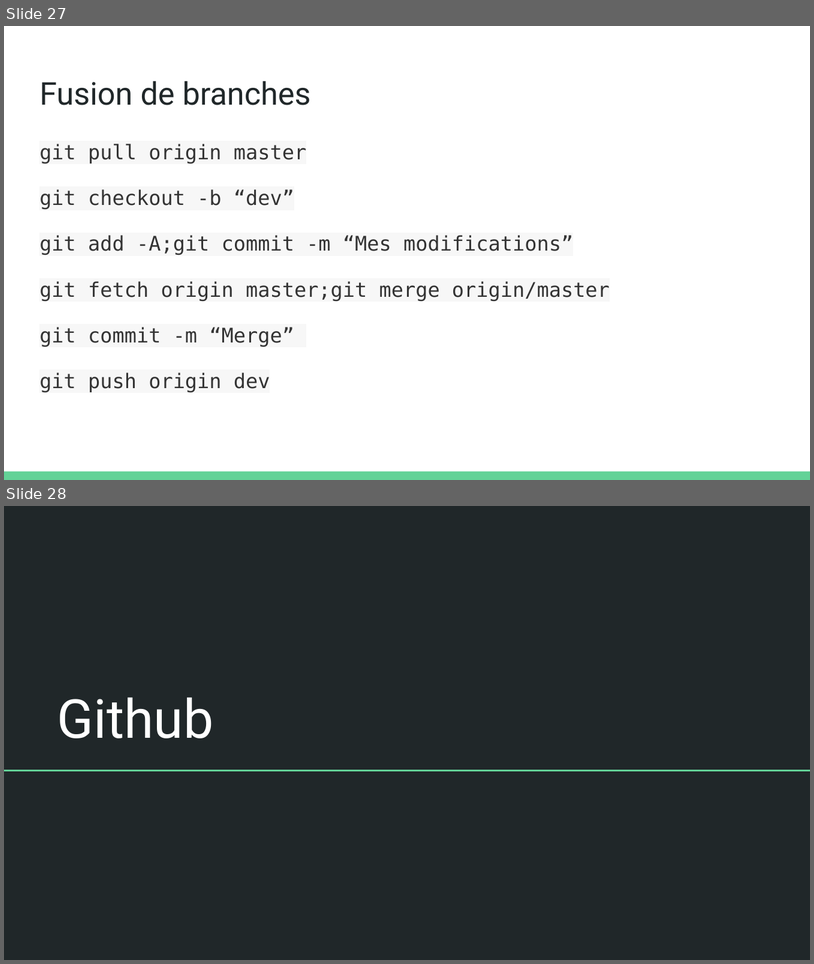
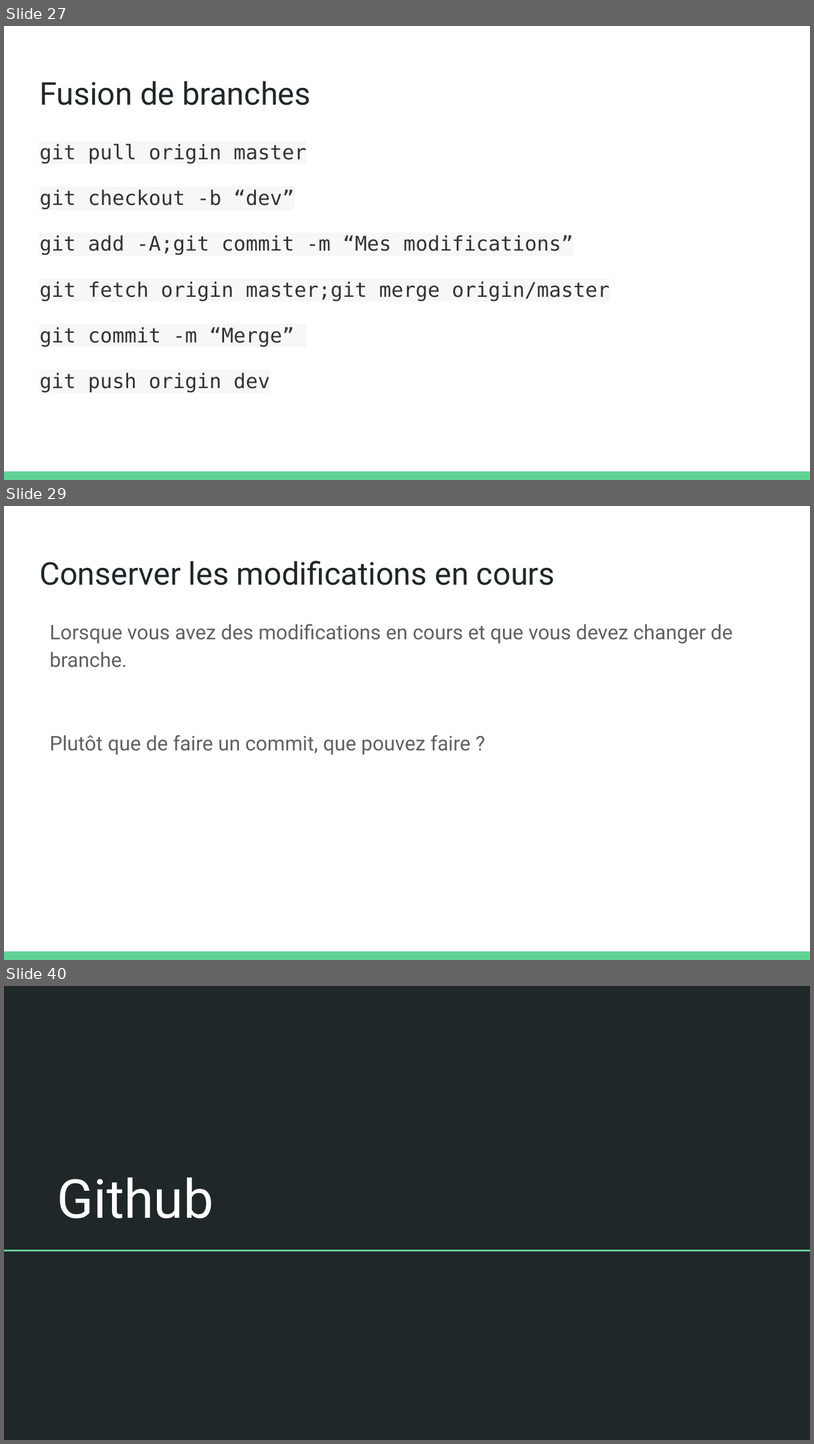
Before and after one commit to olivier-pitton/dant, a slide deck: git/Cours Git.pptx. Shown one above the other, each under a label of ours: slides 27 and 28 before the commit, slides 27, 29 and 40 after it; the slides between them are not shown. The pictures are 814x964 and 814x1444 pixels, drawn with LibreOffice and Linux fonts; fonts in the diff are those of the drawing. Boxes give left, top, right and bottom in pixels: in the first picture for what was removed or moved away, otherwise in the second. Text is boxed around its words. In the diff, an @@ line names an element or a change of style, - is before the commit and + after.

```diff
--- a/git/Cours Git.pptx
+++ b/git/Cours Git.pptx
@@ slide 29 added at (4,506,810,960), background #FFFFFF; not listed: 1 template element that a slide beside it also shows @@
@@ title added at (39,561,555,585), 28 pt, text #202729 @@
+Conserver les modifications en cours
@@ text added at (50,624,733,754), 18 pt, text #616161 @@
+Lorsque vous avez des modifications en cours et que vous devez changer de branche.
+Plutôt que de faire un commit, que pouvez faire ?
@@ what was slide 28 is now slide 40 @@
```
Also in this commit, not shown: 11 other slides added, 2 other files.
